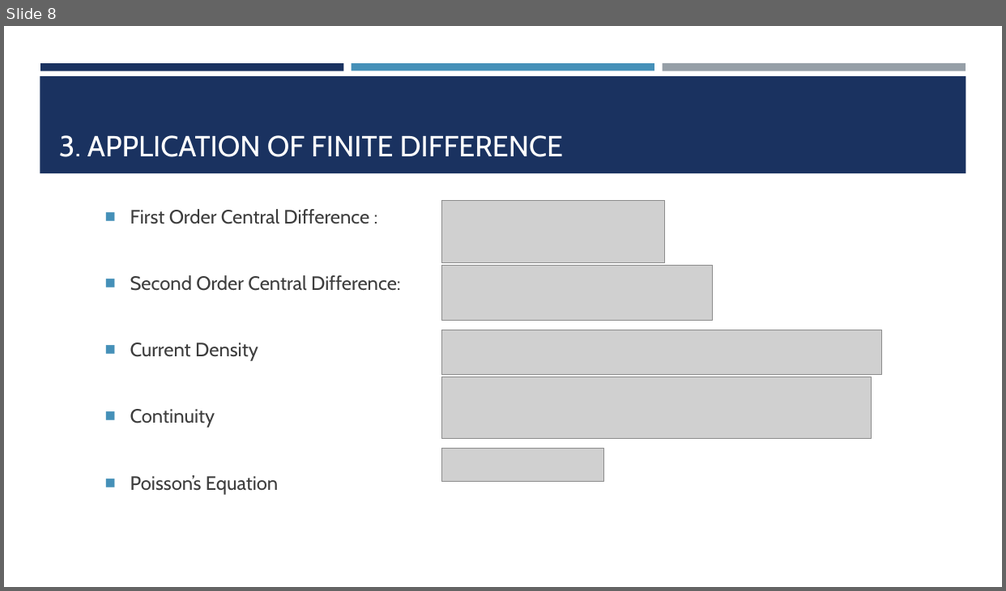
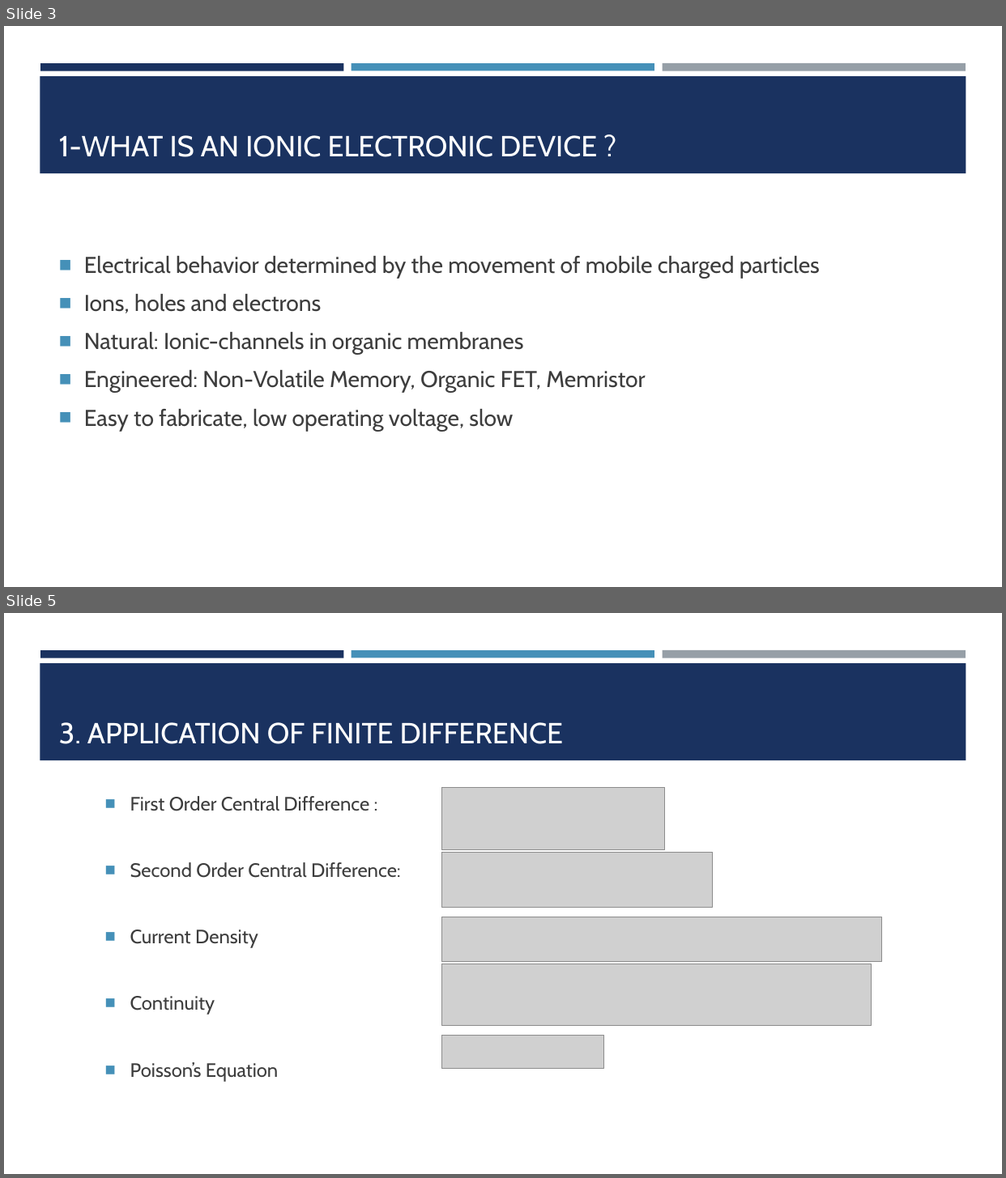
Before and after one commit to cbonfil/ThesisReport, a slide deck: Memristor Thesis/Memristor Presentation.pptx. Shown one above the other, each under a label of ours: slide 8 before the commit, slides 3 and 5 after it; the slides between them are not shown. The pictures are 1006x591 and 1006x1178 pixels, drawn with LibreOffice and Linux fonts; fonts in the diff are those of the drawing; grey boxes stand for pictures. Boxes give left, top, right and bottom in pixels: in the first picture for what was removed or moved away, otherwise in the second. Text is boxed around its words. In the diff, an @@ line names an element or a change of style, - is before the commit and + after.

```diff
--- a/Memristor Thesis/Memristor Presentation.pptx
+++ b/Memristor Thesis/Memristor Presentation.pptx
@@ slide 3 added at bbox=[4, 26, 1002, 587], background #FFFFFF; not listed: 4 template elements that a slide beside it also shows @@
@@ title added at bbox=[59, 135, 597, 157], 28 pt, text #FFFFFF @@
+1-WHAT IS AN IONIC ELECTRONIC DEVICE ?
@@ text added at bbox=[84, 256, 820, 431], 22 pt, text #3D3D3D @@
+■ Electrical behavior determined by the movement of mobile charged particles
+■ Ions, holes and electrons
+■ Natural: Ionic-channels in organic membranes
+■ Engineered: Non-Volatile Memory, Organic FET, Memristor
+■ Easy to fabricate, low operating voltage, slow
@@ what was slide 8 is now slide 5 @@
```
Also in this commit, not shown: 20 slides changed, 2 other slides added, 2 slides removed.
